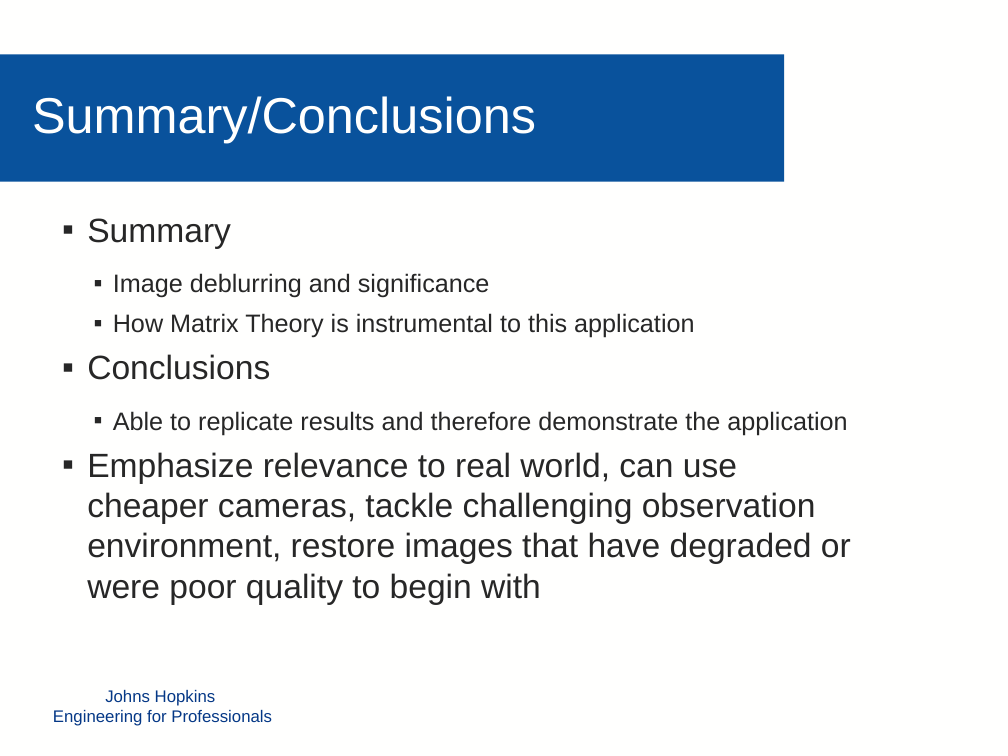
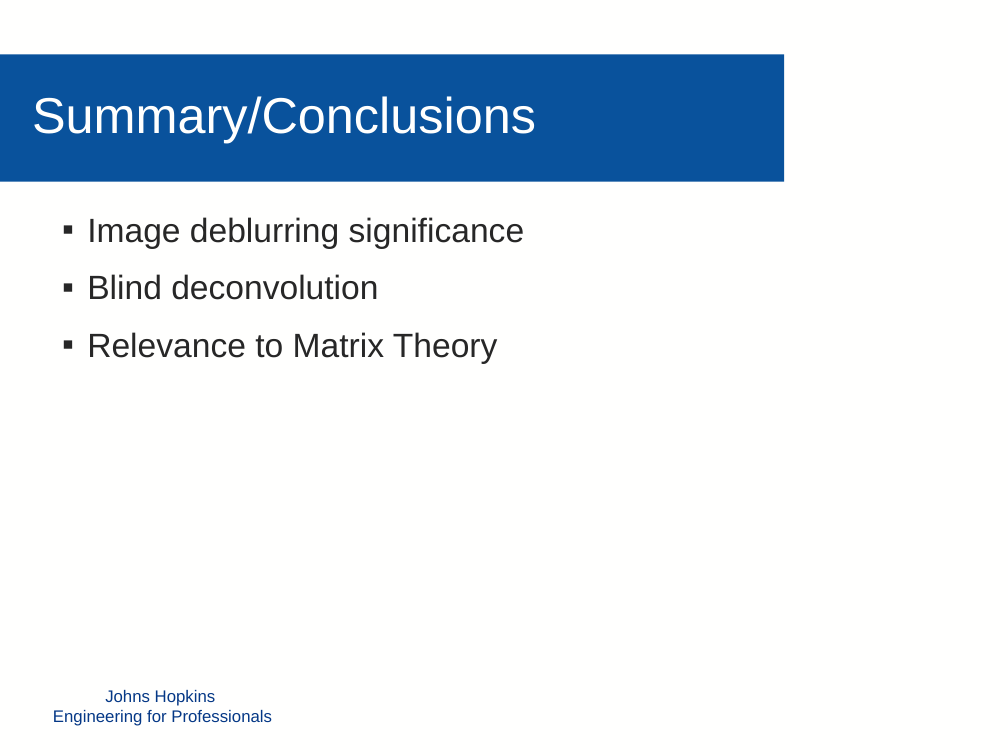
Before and after one commit to mollyn/matrixTheoryProject, a slide deck: slide 10 of Presentation/Diederich_Grassi_Nichols_PPT.pptx. Drawn at 1008x756 pixels with LibreOffice and Linux fonts; fonts in the diff are those of the drawing; background and template pictures are left out. Boxes give left, top, right and bottom in pixels: in the first picture for what was removed or moved away, otherwise in the second. Text is boxed around its words. In the diff, an @@ line names an element or a change of style, - is before the commit and + after.

Commit message:
Presentation and Script
Presentaton and Script

```diff
--- a/Presentation/Diederich_Grassi_Nichols_PPT.pptx
+++ b/Presentation/Diederich_Grassi_Nichols_PPT.pptx
@@ text at (87, 217, 525, 364): text changed @@
-▪ Summary
-  ▪ Image deblurring and significance
-  ▪ How Matrix Theory is instrumental to this application
-▪ Conclusions
-  ▪ Able to replicate results and therefore demonstrate the application
-▪ Emphasize relevance to real world, can use cheaper cameras, tackle challenging observation environment, restore images that have degraded or were poor quality to begin with
+▪ Image deblurring significance
+▪ Blind deconvolution
+▪ Relevance to Matrix Theory
```
Also in this commit, not shown: 1 other file.
